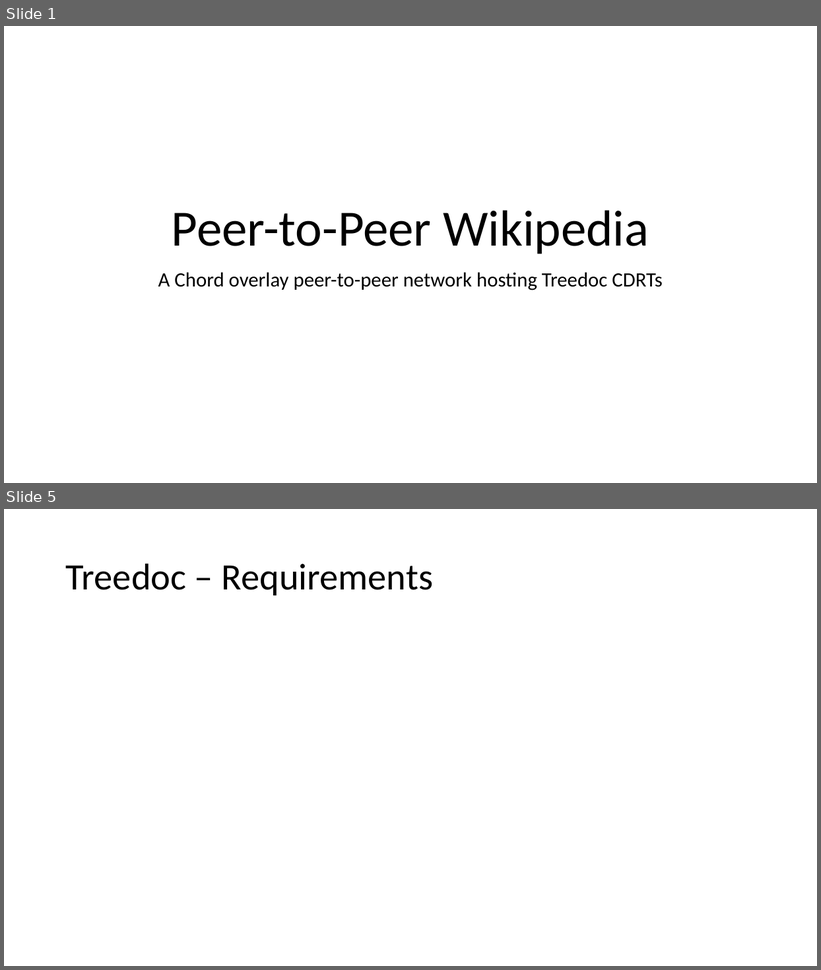
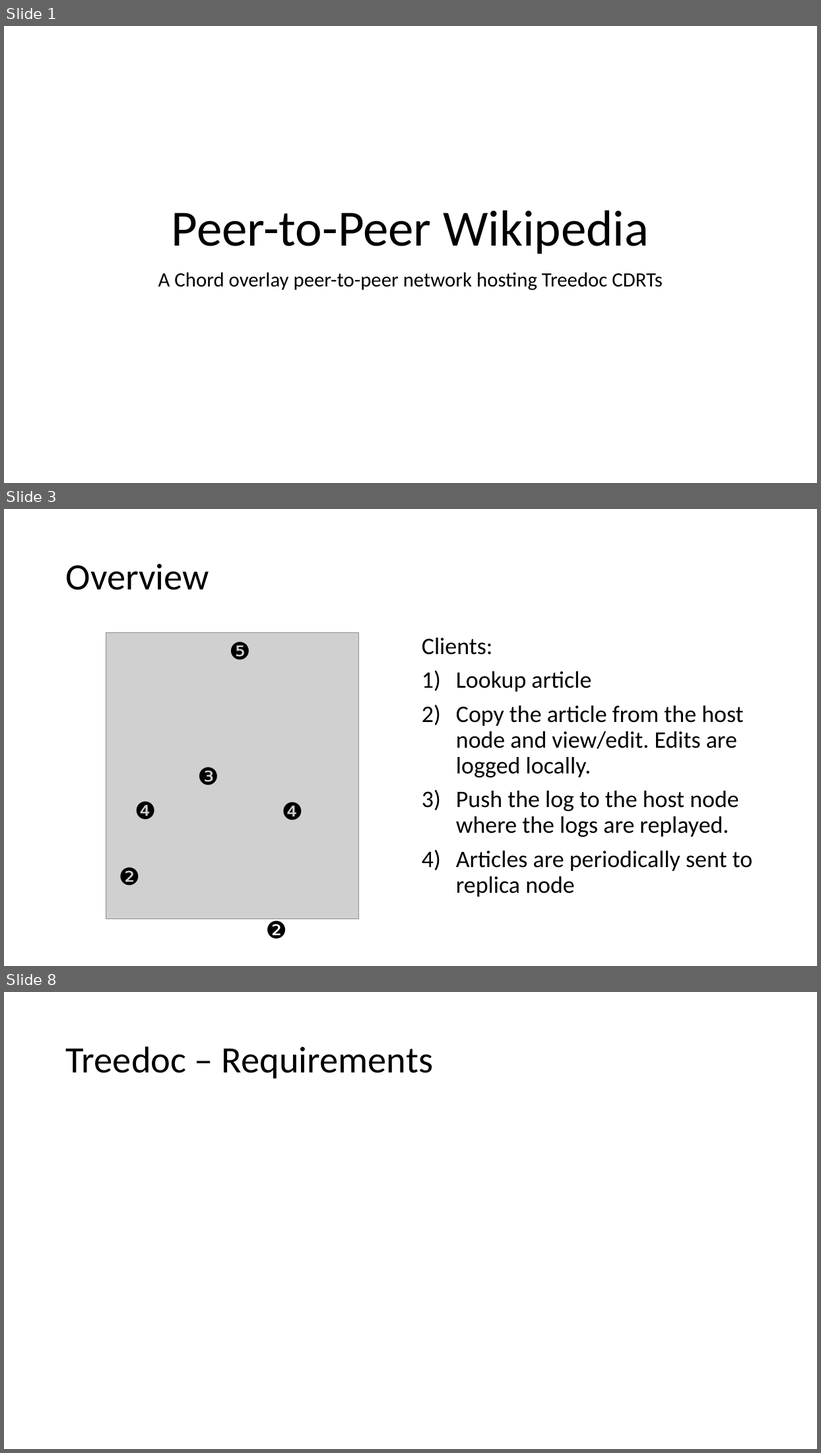
Before and after one commit to nickbradley/538b-project, a slide deck: p2pwiki.pptx. Shown one above the other, each under a label of ours: slides 1 and 5 before the commit, slides 1, 3 and 8 after it; the slides between them are not shown. The pictures are 821x970 and 821x1453 pixels, drawn with LibreOffice and Linux fonts; fonts in the diff are those of the drawing; grey boxes stand for pictures. Boxes give left, top, right and bottom in pixels: in the first picture for what was removed or moved away, otherwise in the second. Text is boxed around its words. In the diff, an @@ line names an element or a change of style, - is before the commit and + after.

```diff
--- a/p2pwiki.pptx
+++ b/p2pwiki.pptx
@@ slide 3 added at (4,509,817,966), background #FFFFFF @@
@@ title added at (66,564,209,590), 44 pt, text #000000 @@
+Overview
@@ picture added at (106,633,360,920) @@
@@ text added at (229,642,250,660), 28 pt, text #000000 @@
+❺
@@ text added at (422,638,753,897), 28 pt, text #000000 @@
+Clients:
+1) Lookup article
+2) Copy the article from the host node and view/edit. Edits are logged locally.
+3) Push the log to the host node where the logs are replayed.
+4) Articles are periodically sent to replica node
@@ text added at (197,767,218,786), 28 pt, text #000000 @@
+❸
@@ text added at (135,801,156,820), 28 pt, text #000000 @@
+❹
@@ text added at (282,802,303,821), 28 pt, text #000000 @@
+❹
@@ text added at (119,867,140,886), 28 pt, text #000000 @@
+❷
@@ text added at (266,921,287,939), 28 pt, text #000000 @@
+❷
@@ what was slide 5 is now slide 8 @@
```
Also in this commit, not shown: 5 slides changed, 6 other slides added, 4 slides removed, 10 other files.
